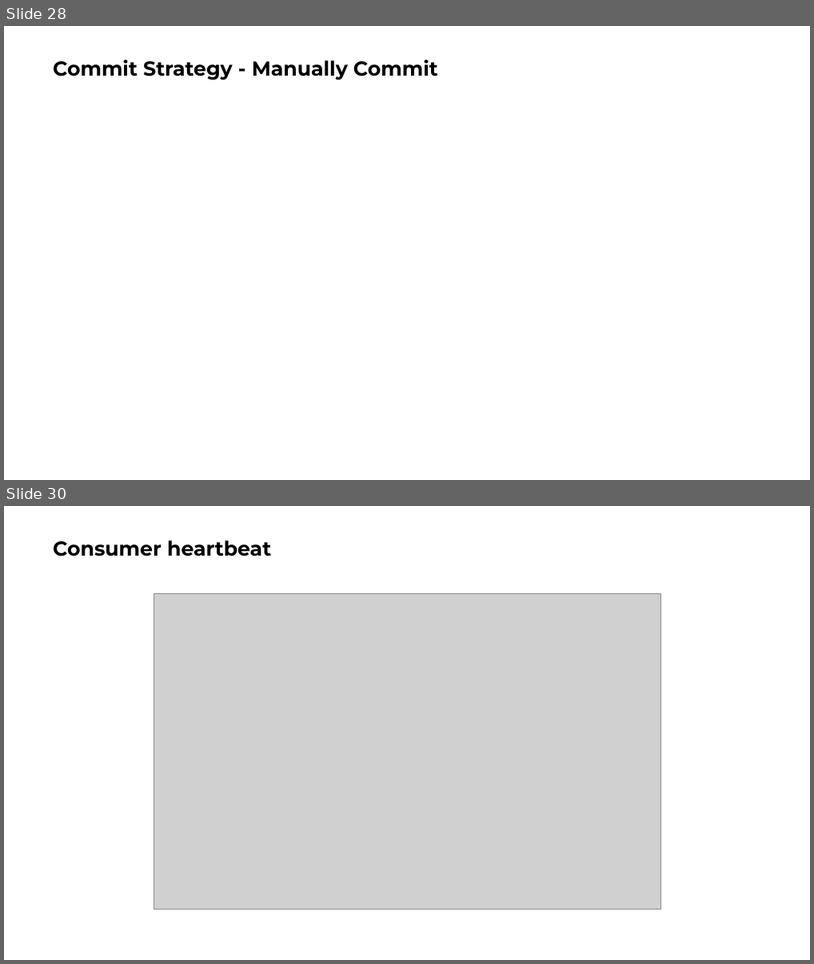
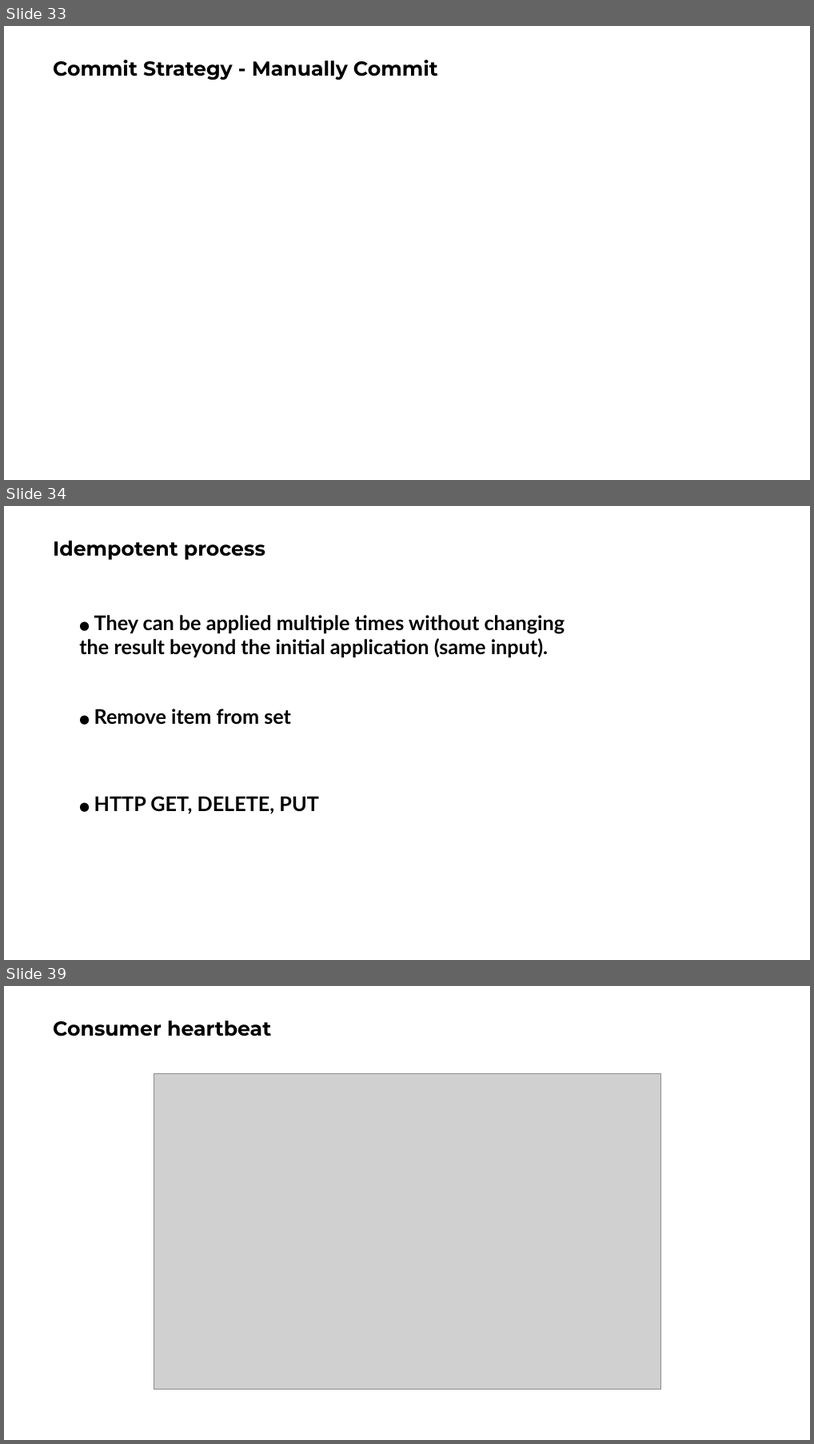
Before and after one commit to ngoctd314/tech-talk, a slide deck: kafka/slide.pptx. Shown one above the other, each under a label of ours: slides 28 and 30 before the commit, slides 33, 34 and 39 after it; the slides between them are not shown. The pictures are 814x964 and 814x1444 pixels, drawn with LibreOffice and Linux fonts; fonts in the diff are those of the drawing; grey boxes stand for pictures. Boxes give left, top, right and bottom in pixels: in the first picture for what was removed or moved away, otherwise in the second. Text is boxed around its words. In the diff, an @@ line names an element or a change of style, - is before the commit and + after.

```diff
--- a/kafka/slide.pptx
+++ b/kafka/slide.pptx
@@ slide 34 added at [4, 506, 810, 960], background #FFFFFF @@
@@ title added at [53, 540, 266, 560], 24 pt, text #000000, bold @@
+Idempotent process
@@ text added at [79, 615, 566, 658], 24 pt, text #000000, bold @@
+● They can be applied multiple times without changing
+the result beyond the initial application (same input).
@@ text added at [94, 708, 291, 724], 24 pt, text #000000, bold @@
+● Remove item from set
@@ text added at [94, 796, 318, 814], 24 pt, text #000000, bold @@
+● HTTP GET, DELETE, PUT
@@ what was slide 28 is now slide 33 @@
@@ what was slide 30 is now slide 39 @@
```
Also in this commit, not shown: 4 slides changed, 13 other slides added, 2 slides removed, 4 other files.
